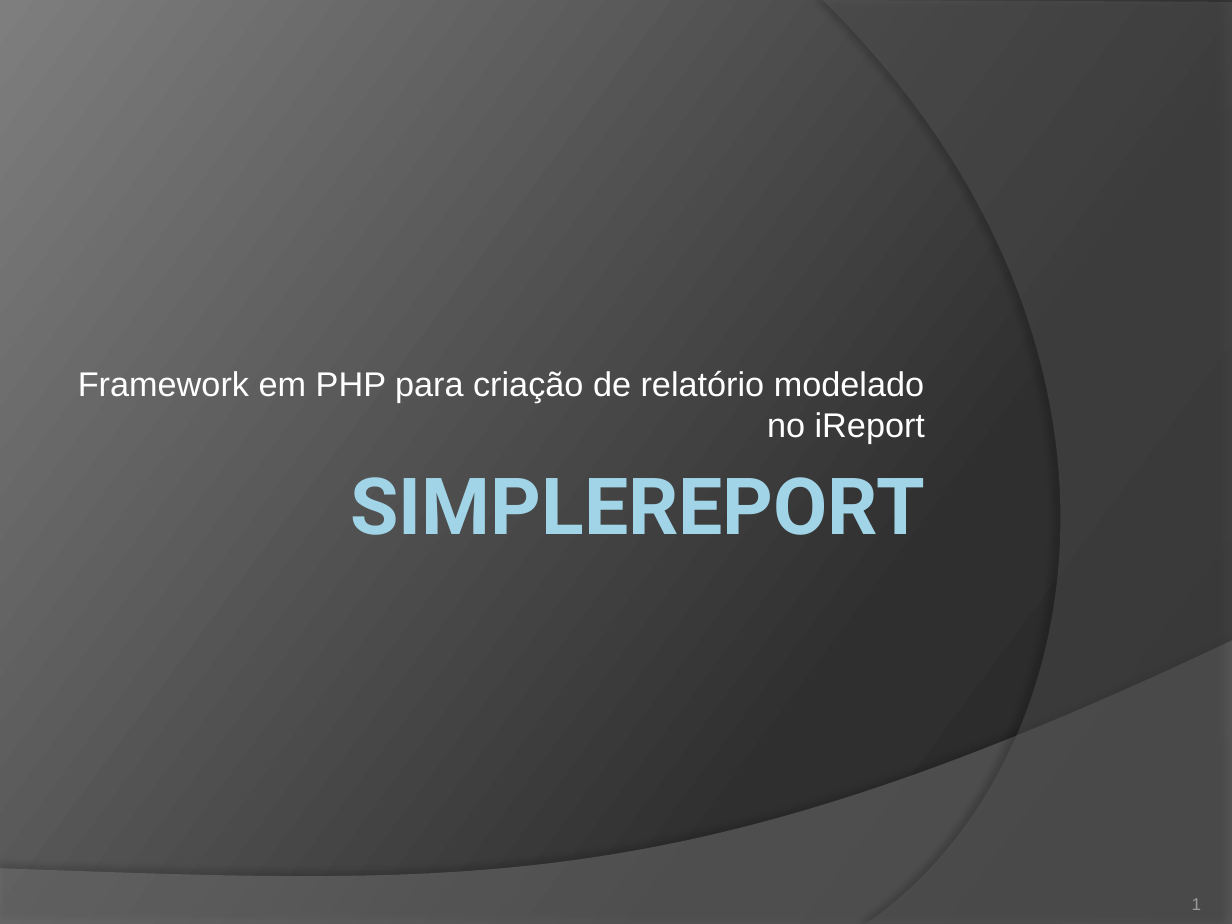
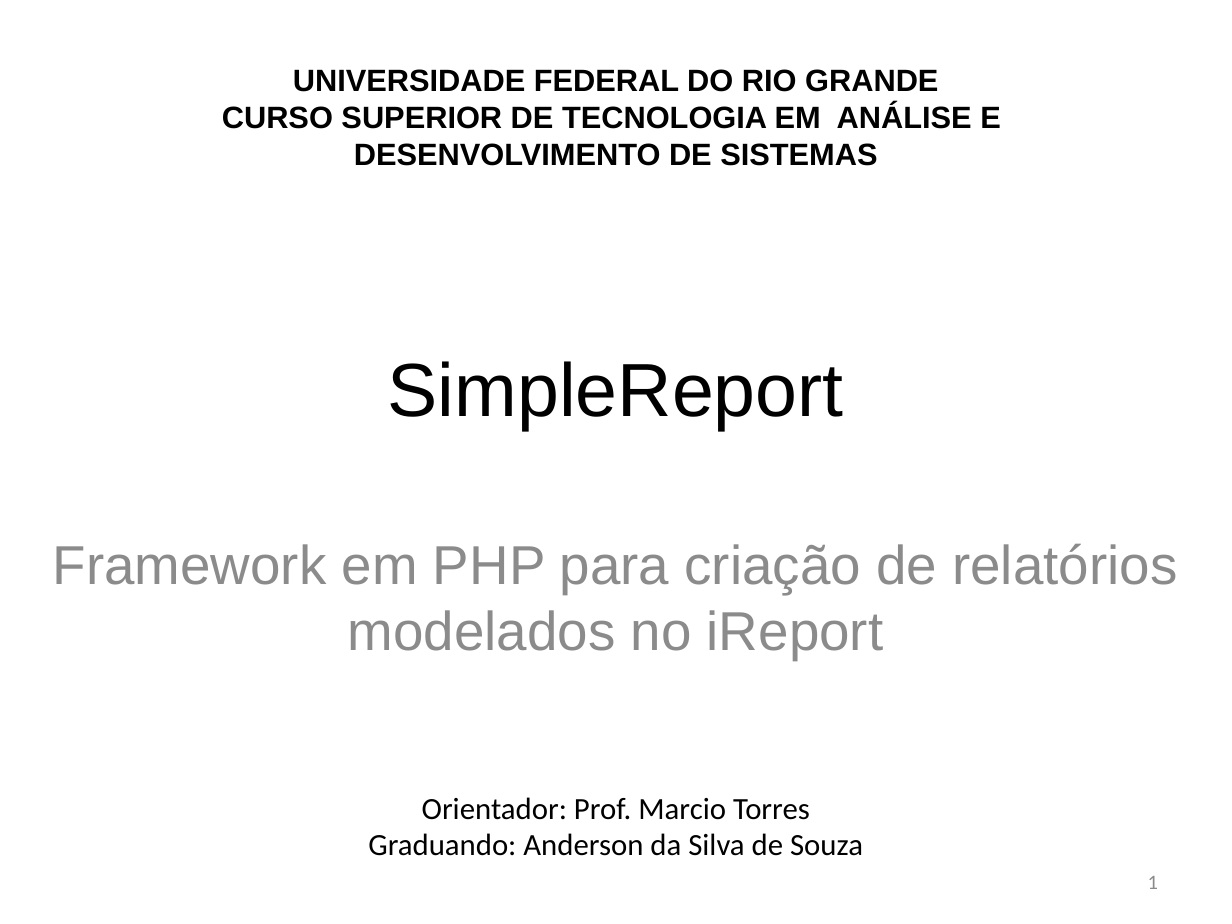
Before and after one commit to lincolnbrito/simplereport, a slide deck: slide 1 of documentacao/Apresentação.pptx. Drawn at 1232x924 pixels with LibreOffice and Linux fonts; fonts in the diff are those of the drawing. Boxes give left, top, right and bottom in pixels: in the first picture for what was removed or moved away, otherwise in the second. Text is boxed around its words. In the diff, an @@ line names an element or a change of style, - is before the commit and + after.

Commit message:
Apresentação

```diff
--- a/documentacao/Apresentação.pptx
+++ b/documentacao/Apresentação.pptx
@@ background gradient #282828 to #2F2F2F to #7E7E7E to #FFFFFF @@
@@ freeform shape removed at (823, 0, 1232, 924) @@
@@ text added at (222, 69, 1001, 166), 18 pt, text #000000, bold @@
+UNIVERSIDADE FEDERAL DO RIO GRANDE
+CURSO SUPERIOR DE TECNOLOGIA EM ANÁLISE E
+DESENVOLVIMENTO DE SISTEMAS
@@ title "SimpleReport" at (388, 361, 844, 430): vertical alignment top to middle @@
@@ title at (388, 361, 844, 430): text changed; size 46 to 44 pt; font Roboto to Arial; text colour gradient #A1D4E7 to #58808D to #000000; bold off @@
-SIMPLEREPORT
+SimpleReport
@@ subtitle "Framework em PHP para criação ..." at (53, 544, 1177, 660): vertical alignment bottom to top @@
@@ subtitle at (53, 544, 1177, 660): text changed; size 20 to 32 pt; text colour #FFFFFF to #8C8C8C @@
-Framework em PHP para criação de relatório modelado no iReport
+Framework em PHP para criação de relatórios modelados no iReport
@@ freeform shape removed at (0, 641, 1232, 924) @@
@@ text added at (368, 797, 863, 856), 18 pt, text #000000 @@
+Orientador: Prof. Marcio Torres
+Graduando: Anderson da Silva de Souza
@@ page number: place and size @@
-page number at (1192, 898, 1202, 910)
+page number at (1148, 876, 1158, 889)
@@ page number at (1148, 876, 1158, 889): size 10 to 12 pt, font Arial to Calibri, text colour #9D9B9A to #8C8C8C; vertical alignment bottom to middle @@
```
Also in this commit, not shown: 3 other slides changed, 19 slides added, 6 slides removed, 26 other files.
